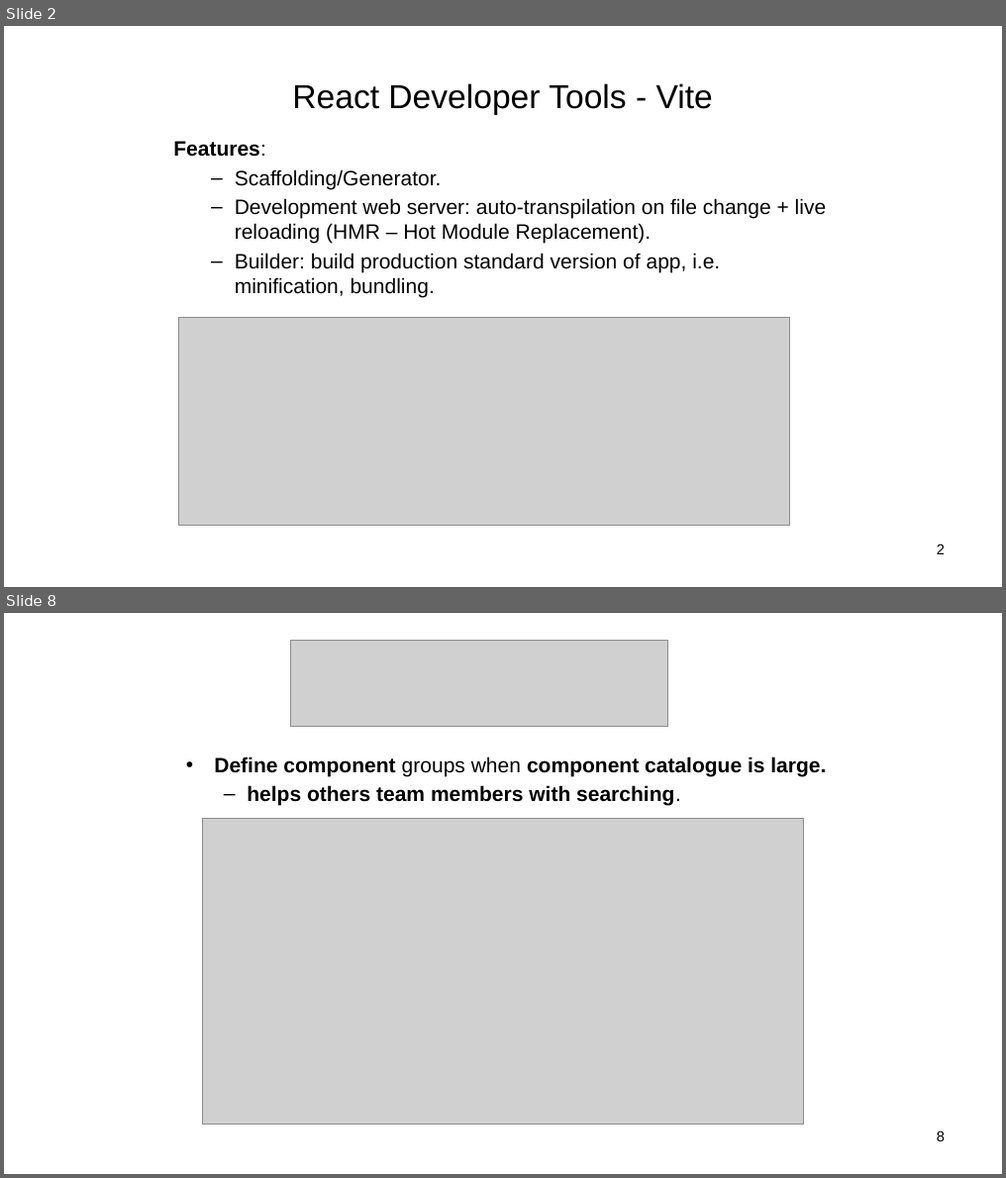
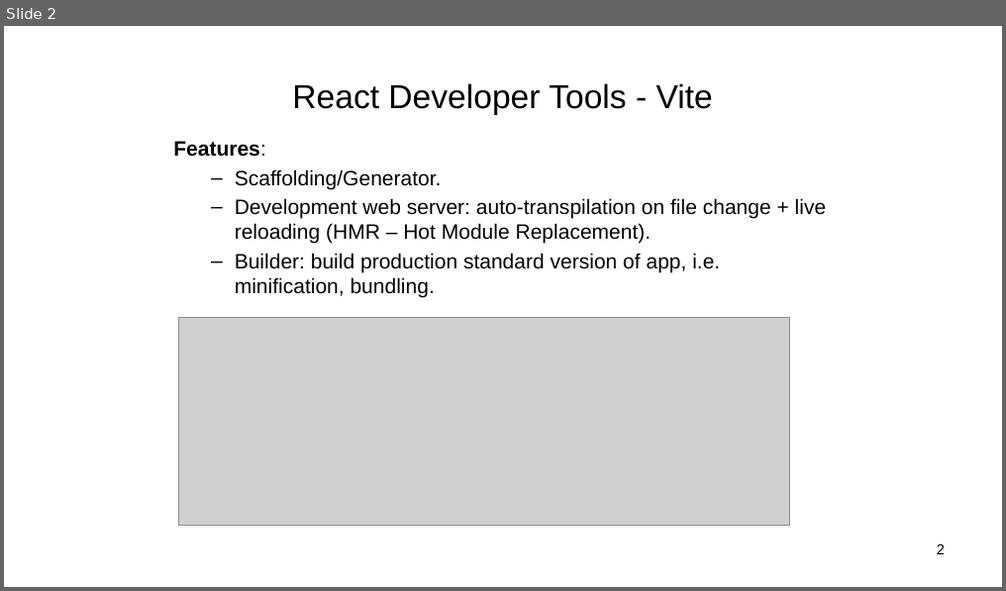
Before and after one commit to diarmuidoconnor/ewd-module-2025, a slide deck: topic04/talk-2/ReactJS_01.pptx. Shown one above the other, each under a label of ours: slides 2 and 8 before the commit, slide 2 after it; the slides between them are not shown. The pictures are 1006x1178 and 1006x591 pixels, drawn with LibreOffice and Linux fonts; fonts in the diff are those of the drawing; grey boxes stand for pictures. Boxes give left, top, right and bottom in pixels: in the first picture for what was removed or moved away, otherwise in the second. Text is boxed around its words. In the diff, an @@ line names an element or a change of style, - is before the commit and + after.

```diff
--- a/topic04/talk-2/ReactJS_01.pptx
+++ b/topic04/talk-2/ReactJS_01.pptx
@@ slide 8 removed at bbox=[4, 613, 1002, 1174], background #FFFFFF @@
@@ picture removed at bbox=[291, 640, 668, 726] @@
@@ text removed at bbox=[214, 757, 826, 806] @@
-• Define component groups when component catalogue is large.
-  – helps others team members with searching.
@@ picture removed at bbox=[202, 818, 804, 1124] @@
@@ page number removed at bbox=[937, 1131, 944, 1142] @@
-8
```
Also in this commit, not shown: 1 slide changed, 8 other slides removed, 7 other files.
